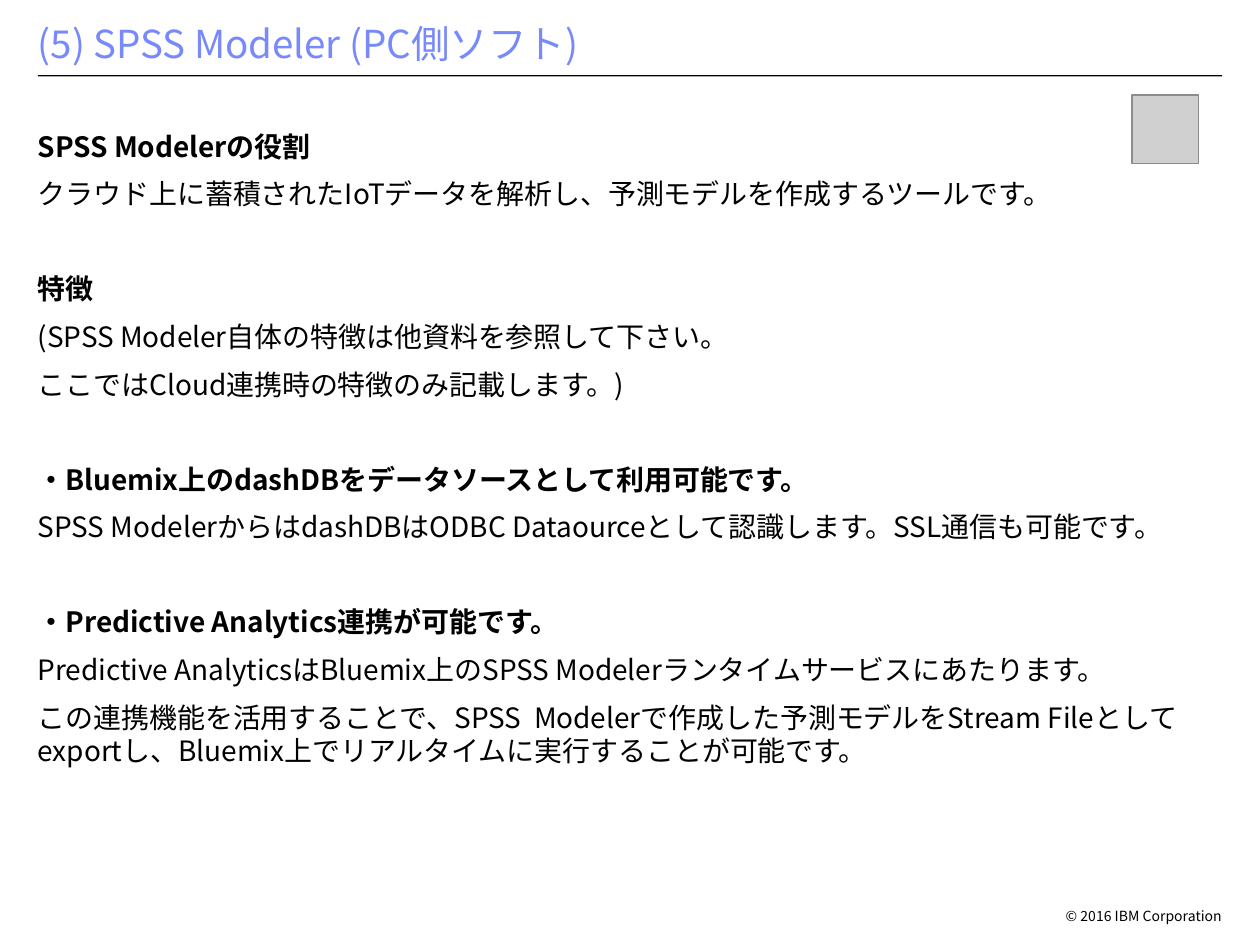
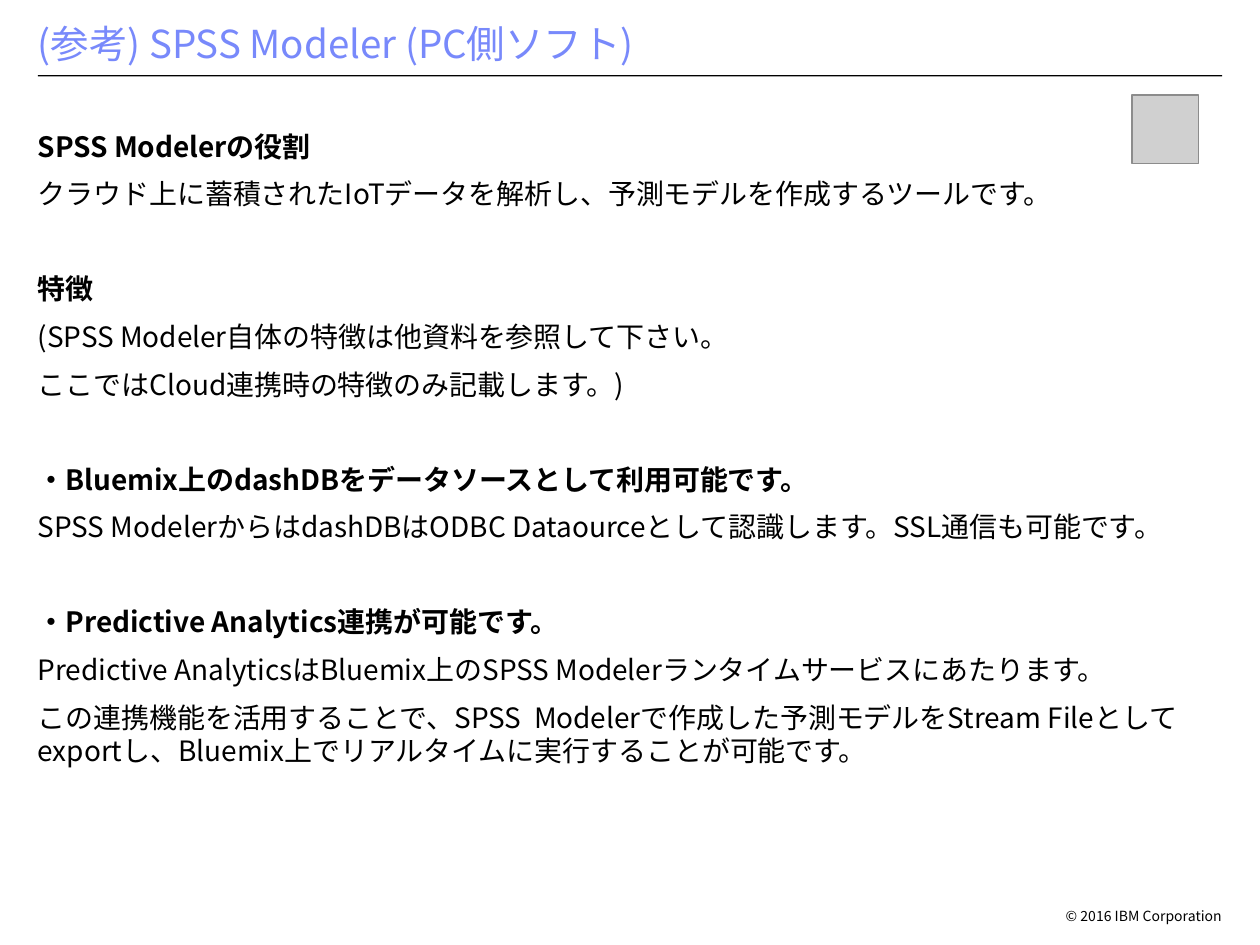
Before and after one commit to makaishi/1_IOT_WORK, a slide deck: slide 15 of bluemix-env/iot-構成雛形.pptx (slide 14 before the commit). Drawn at 1260x945 pixels with LibreOffice and Linux fonts; fonts in the diff are those of the drawing; grey boxes stand for pictures; background and template pictures are left out. Boxes give left, top, right and bottom in pixels: in the first picture for what was removed or moved away, otherwise in the second. Text is boxed around its words. In the diff, an @@ line names an element or a change of style, - is before the commit and + after.

```diff
--- a/bluemix-env/iot-構成雛形.pptx
+++ b/bluemix-env/iot-構成雛形.pptx
@@ title at [38, 25, 634, 66]: text changed @@
-(5) SPSS Modeler (PC側ソフト)
+(参考) SPSS Modeler (PC側ソフト)
```
Also in this commit, not shown: 2 slides added.
